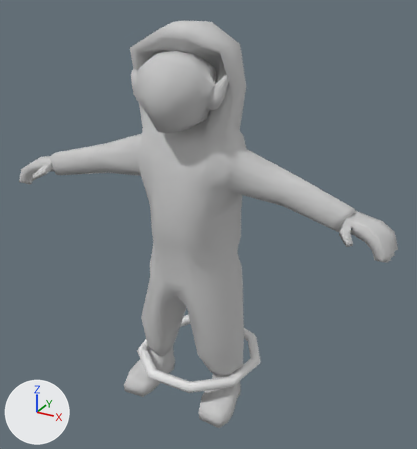
One commit to the FBX model cookies/Assets/Models/Characters/goblin.FBX: the scene before it, then after it.
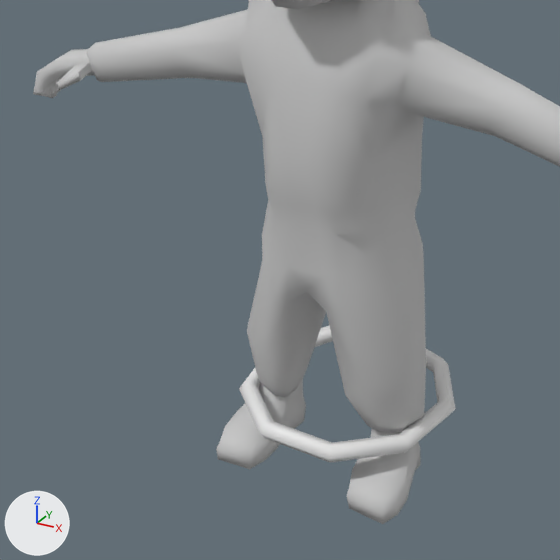
Old and new are each drawn whole from a 50 mm lens placed at (0.519, -0.868, 0.821), pointed at (0.024, 0.034, 0.37) and again close up on the part from 0% to 77% of the width and 29% to 100% of the height. Every picture has the same lights, and +X, +Y and +Z are marked at lower left. Where no turn or scale is listed for an object, it has been applied to the vertices.

Names of what the first close-up shows: 'Torus021.001', 'goblin'.
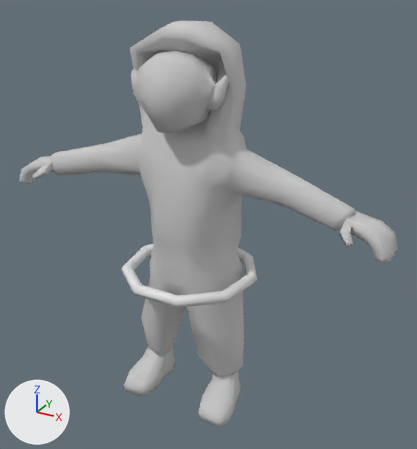
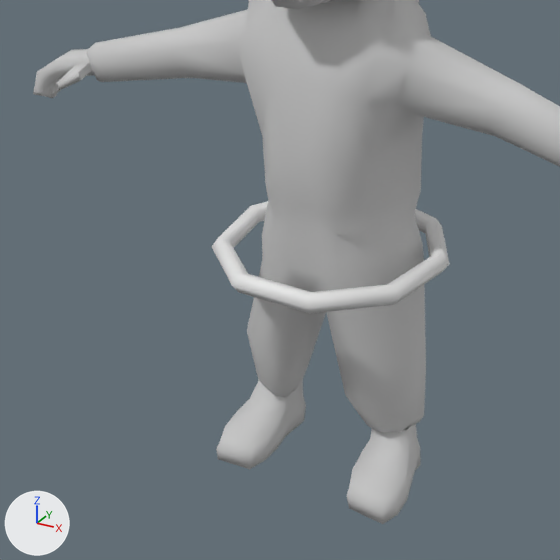
Boxes (x1, y1, x2, y2) around the edits, measured in the close-ups (560 x 560 px):
'Torus021.001', moved
    before: (239, 326, 456, 462)
    after: (211, 201, 450, 314)

Diff of the bpy script that builds the scene:
```diff
--- a/cookies/Assets/Models/Characters/goblin.FBX.py
+++ b/cookies/Assets/Models/Characters/goblin.FBX.py
@@ ob_torus021_001 @@
 ob_torus021_001 = bpy.data.objects.new('Torus021.001', me_mesh_001)
-ob_torus021_001.location = (0.001, 0.035, 0.068)
+ob_torus021_001.location = (0.001, 0.0, 0.284)
```
